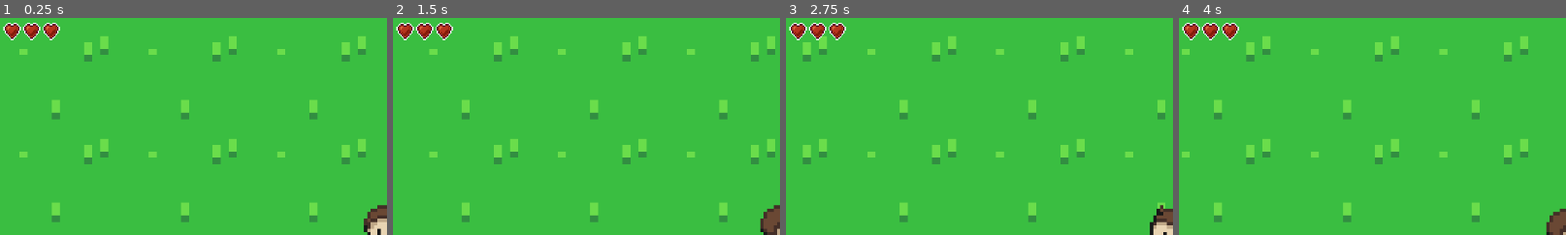
Above: before the commit, frames 1-4 (left to right).
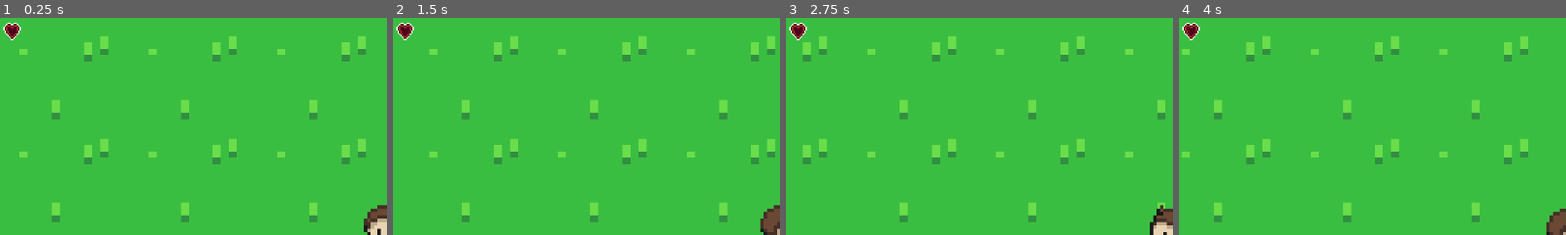
Above: after the commit, the same moments.

Repository: camh0220/GameDesignI
Game: Godot game, scene res://td_world_1.tscn
The game is run twice, just before and just after one commit, with the same random seed, the same clock (stepped at 60 frames per second) and the same inputs. The project has no main scene, so this scene is started directly.
Inputs (mouse positions are % of the whole screen's width and height, from its top left):
- Up to frame 1 (0.25 s): no input
- Up to frame 2 (1.5 s): tap Enter (ui_accept) at 0.5, 0.77 s; move the mouse to (72, 45) at 0.52 s; hold Right (ui_right) 0.53-1.25 s; click (72, 45) at 0.67 s; drag from (30, 55) to (45, 70) at 1.27 s
- Up to frame 3 (2.75 s): tap Enter (ui_accept) at 2 s; move the mouse to (60, 28) at 2.02 s; hold Left (ui_left) from 2.03 s (still down)
- Up to frame 4 (4 s): release Left (ui_left) at 2.75 s; drag from (45, 70) to (20, 35) at 2.77 s; move the mouse to (80, 65) at 3.52 s; hold Right (ui_right) from 3.53 s (still down); tap Enter (ui_accept) at 3.77 s
The pictures show only the part of the screen within x 0-50%, y 0-50%; the shares and areas given below are measured in that part.

The runs differ from the first frame. In frame 1, 0.6% of the frame differs, in the area x 1-16%, y 2-11%; in frame 2, 0.6%; in frame 3, 0.6%; in frame 4, 0.6%.

Commit message:
Update 05/13/24

Diff:
--- a/PlayerHUD.gd
+++ b/PlayerHUD.gd
@@ -14,33 +14,8 @@
 	n_heart.frame = 8
 	hearts.add_child(n_heart)
 
-
-func draw_hearts():
-	for heart in hearts.get_children():
-		hearts.remove_child(heart)
-	for i in range(int(player.data.max_health) / 20):
-		create_heart()  # 1 heart per 20 hp
-
-func _ready():
-	draw_hearts()
-
-func _process(delta):
-	$Money/Coins.text = "%03d" % player.data.money
-	var p_health = player.data.health
-	var full_hearts = floor(p_health / 20)
-	var remainder = int(p_health) % 20
-
 	for heart in hearts.get_children():
 		var index = heart.get_index()
 		var x = (index % HEART_ROW_SIZE) * HEART_OFFSET
 		var y = (index / HEART_ROW_SIZE) * HEART_OFFSET
 		heart.position = Vector2(x, y)
-
-		# Frame 8 empty, 7 1/4, 6 half, 5 3/4, 4 full
-		if index > full_hearts:
-			heart.frame = 8
-		elif index == full_hearts:
-			heart.frame = 8 - int(remainder / 5)
-		elif index < full_hearts:
-			heart.frame = 4
-	pass
--- a/mario_world_1.tscn
+++ b/mario_world_1.tscn
@@ -1,11 +1,13 @@
-[gd_scene load_steps=13 format=3 uid="uid://cqwae0qr00nba"]
+[gd_scene load_steps=15 format=3 uid="uid://cqwae0qr00nba"]
 
 [ext_resource type="Texture2D" uid="uid://dn4xfbh8vta1p" path="res://block.png" id="1_bkaud"]
 [ext_resource type="Texture2D" uid="uid://c3oqabk6pux17" path="res://zelda_like/brick.png" id="2_7llxg"]
 [ext_resource type="PackedScene" uid="uid://mfgg1nv6yxjl" path="res://player.tscn" id="3_2t1y2"]
+[ext_resource type="PackedScene" uid="uid://bi16ino1k6x4u" path="res://entities/coin.tscn" id="4_1jdqu"]
 [ext_resource type="Script" path="res://Enemy.gd" id="4_g32v3"]
 [ext_resource type="Texture2D" uid="uid://dequbr70aeb8q" path="res://Goomba_Walk1.png" id="4_j0ish"]
 [ext_resource type="Texture2D" uid="uid://bt2vxrsg50614" path="res://Goomba_Flat.png" id="5_qy5l1"]
+[ext_resource type="PackedScene" uid="uid://cguywn6kheyks" path="res://player_hud.tscn" id="8_2xutk"]
 
 [sub_resource type="TileSetAtlasSource" id="TileSetAtlasSource_lvsh1"]
 texture = ExtResource("1_bkaud")
@@ -41,7 +43,7 @@
 [node name="TileMap" type="TileMap" parent="."]
 tile_set = SubResource("TileSet_spngy")
 format = 2
-layer_0/tile_data = PackedInt32Array(2621440, 2, 0, 2621441, …(6670 unchanged characters)… 8274, 1, 0, 2228275, 1, 0, 2228273, 1, 0)
+layer_0/tile_data = PackedInt32Array(2621440, 2, 0, 2621441, …(6670 unchanged characters)… 8274, 1, 0, 2228275, 1, 0, 2228273, 1, 0, 2228230, 2, 0, 2228231, 2, 0, 2228232, 2, 0, 2228233, 2, 0, 2228234, 2, 0, 2228235, 2, 0, 2228236, 2, 0, 2228237, 2, 0, 2228238, 2, 0)
 
 [node name="player" parent="TileMap" instance=ExtResource("3_2t1y2")]
 position = Vector2(74, 583)
@@ -77,5 +79,10 @@
 position = Vector2(477, 590.563)
 shape = SubResource("RectangleShape2D_4m7u6")
 
+[node name="PlayerHUD" parent="." instance=ExtResource("8_2xutk")]
+
+[node name="Coins" parent="." instance=ExtResource("4_1jdqu")]
+position = Vector2(227, 539)
+
 [connection signal="body_entered" from="Enemy/WallDetector" to="Enemy" method="_on_wall_detector_body_entered"]
 [connection signal="body_entered" from="Enemy/PlayerDetector" to="Enemy" method="_on_player_detector_body_entered"]
